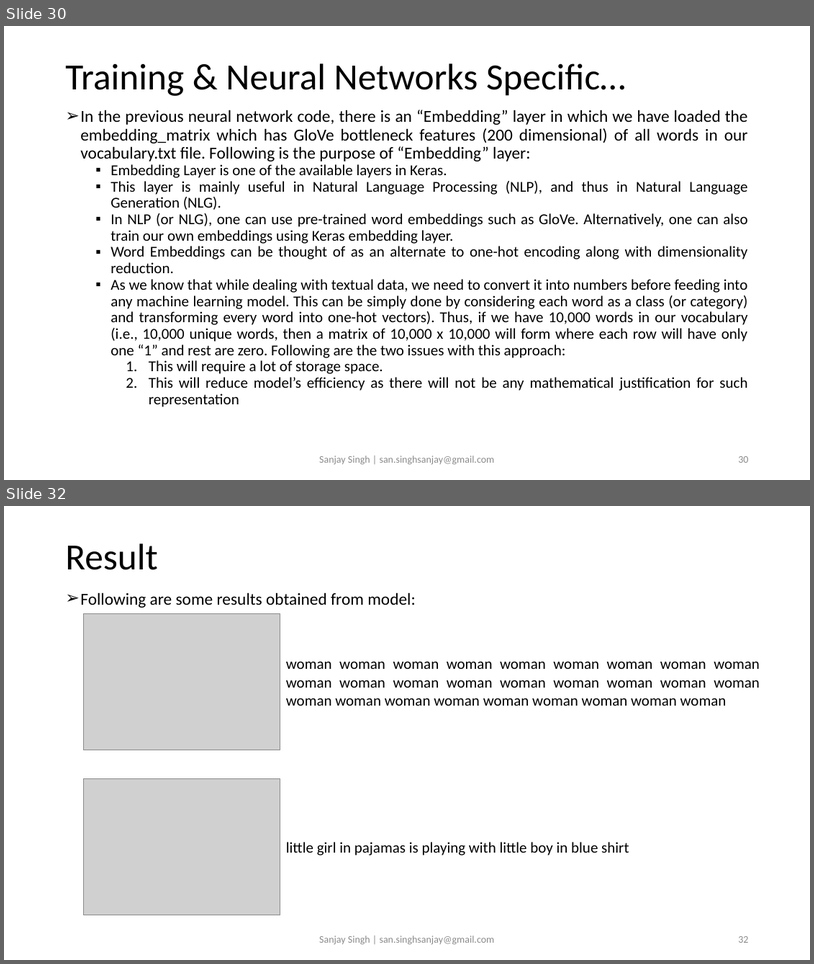
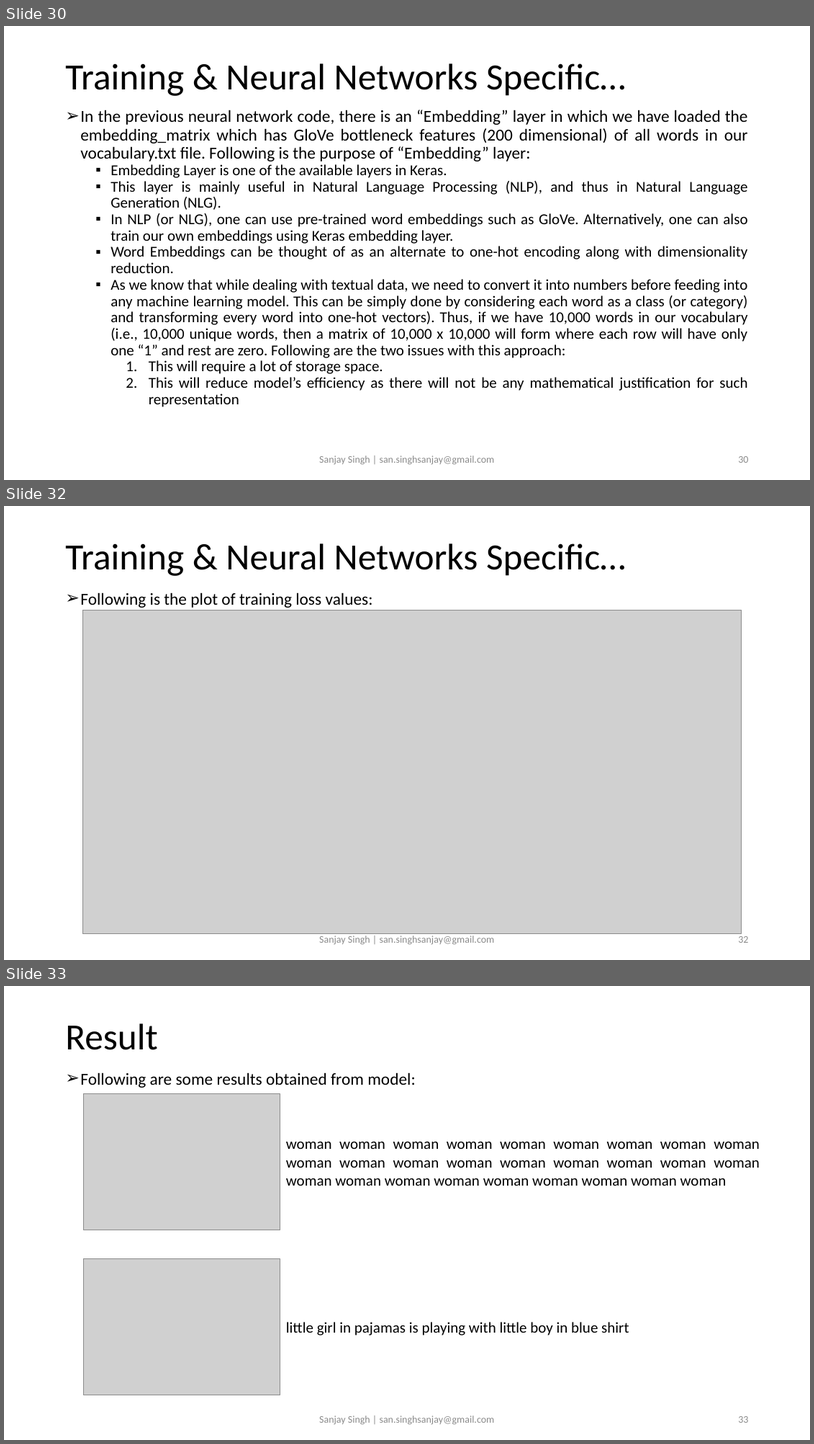
Before and after one commit to sansinghsanjay/Flickr8k_ImageCaptioning, a slide deck: readme.pptx. Shown one above the other, each under a label of ours: slides 30 and 32 before the commit, slides 30, 32 and 33 after it; the slides between them are not shown. The pictures are 814x964 and 814x1444 pixels, drawn with LibreOffice and Linux fonts; fonts in the diff are those of the drawing; grey boxes stand for pictures. Boxes give left, top, right and bottom in pixels: in the first picture for what was removed or moved away, otherwise in the second. Text is boxed around its words. In the diff, an @@ line names an element or a change of style, - is before the commit and + after.

```diff
--- a/readme.pptx
+++ b/readme.pptx
@@ slide 32 added at (x1=4, y1=506, x2=810, y2=960), background #FFFFFF @@
@@ title added at (x1=65, y1=543, x2=626, y2=576), 44 pt, text #000000 @@
+Training & Neural Networks Specific…
@@ text added at (x1=80, y1=592, x2=373, y2=608), 20 pt, text #000000 @@
+➢ Following is the plot of training loss values:
@@ picture added at (x1=82, y1=610, x2=742, y2=934) @@
@@ text added at (x1=319, y1=935, x2=495, y2=944), 12 pt, text #8C8C8C @@
+Sanjay Singh | san.singhsanjay@gmail.com
@@ page number added at (x1=738, y1=936, x2=748, y2=942), 12 pt, text #8C8C8C @@
+32
@@ what was slide 32 is now slide 33 @@
```
Also in this commit, not shown: 1 slide changed, 4 other files.
